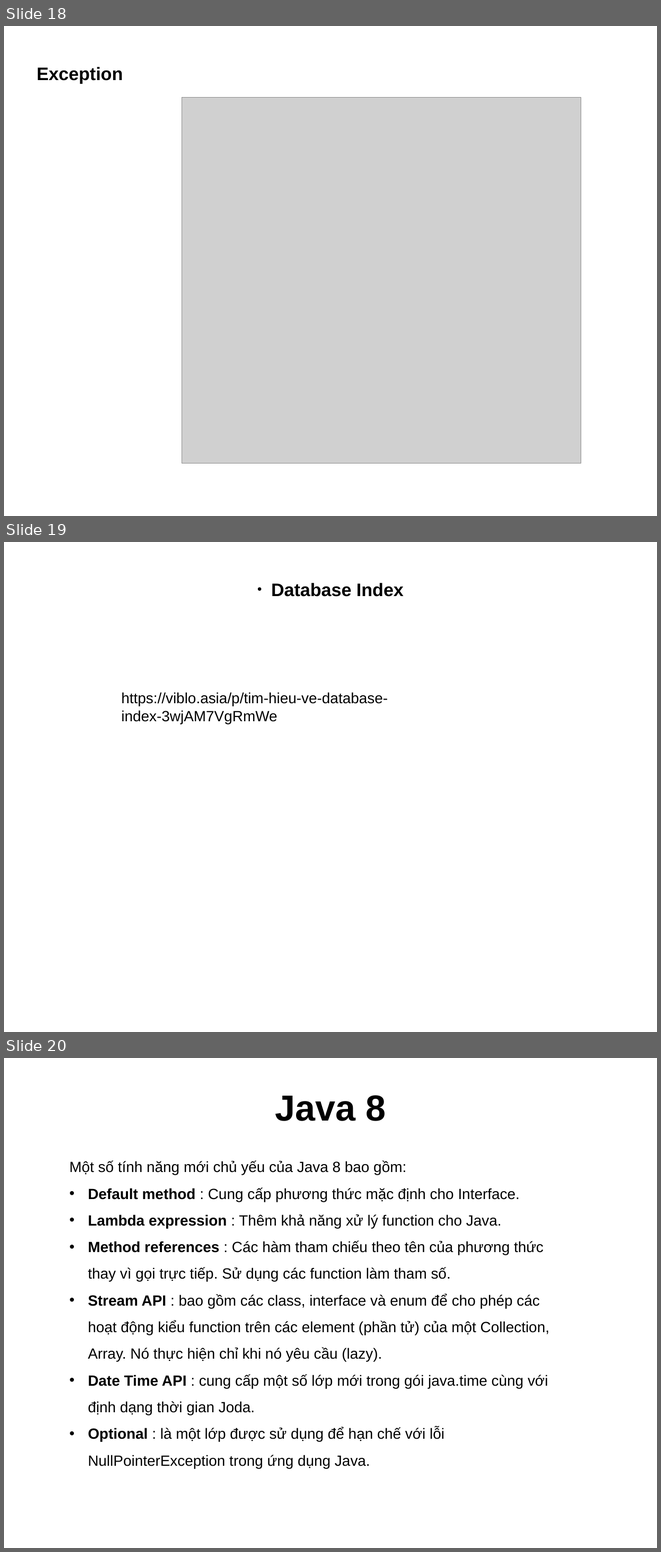
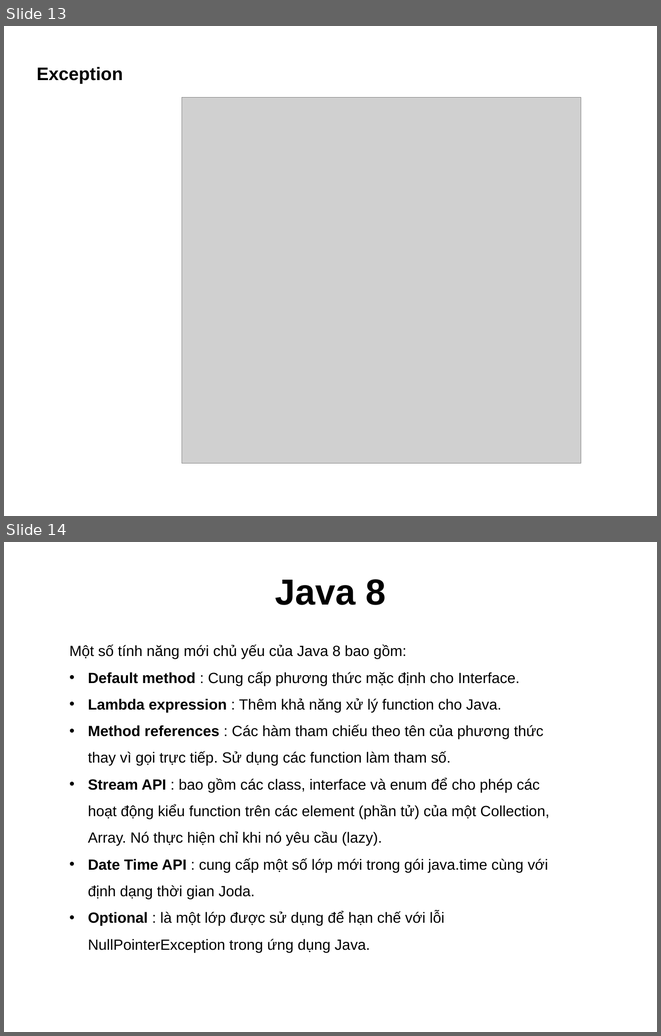
Before and after one commit to truongphan/documents, a slide deck: JavaCore.pptx. Shown one above the other, each under a label of ours: slides 18, 19 and 20 before the commit, slides 13 and 14 after it. The pictures are 661x1552 and 661x1036 pixels, drawn with LibreOffice and Linux fonts; fonts in the diff are those of the drawing; grey boxes stand for pictures. Boxes give left, top, right and bottom in pixels: in the first picture for what was removed or moved away, otherwise in the second. Text is boxed around its words. In the diff, an @@ line names an element or a change of style, - is before the commit and + after.

```diff
--- a/JavaCore.pptx
+++ b/JavaCore.pptx
@@ slide 19 removed at (4,542,657,1032), background #FFFFFF @@
@@ text removed at (271,583,404,597) @@
-● Database Index
@@ text removed at (121,692,388,724) @@
-https://viblo.asia/p/tim-hieu-ve-database-index-3wjAM7VgRmWe
@@ what was slide 18 is now slide 13 @@
@@ what was slide 20 is now slide 14 @@
```
Also in this commit, not shown: 2 slides changed, 2 slides added, 6 other slides removed, 3 other files.
